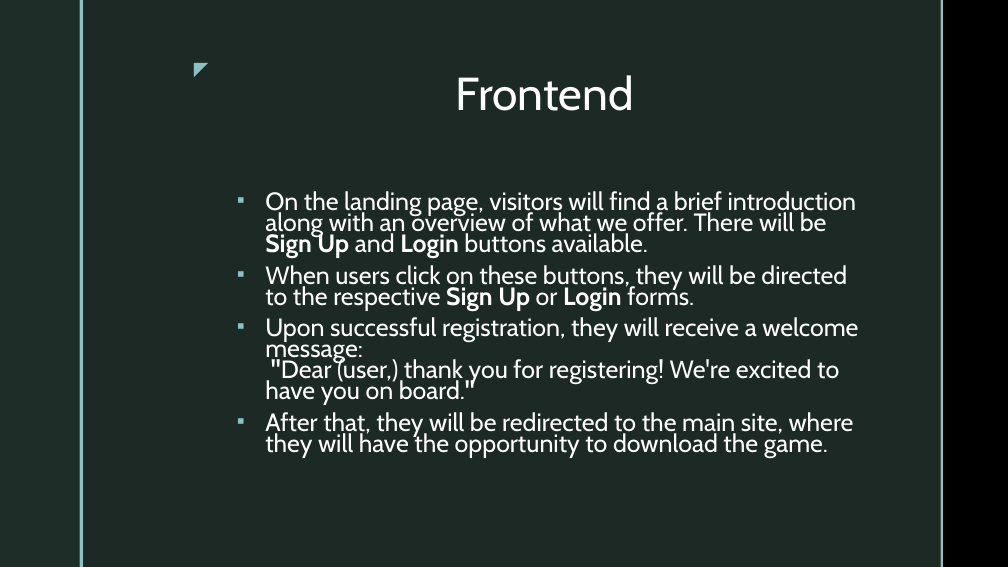
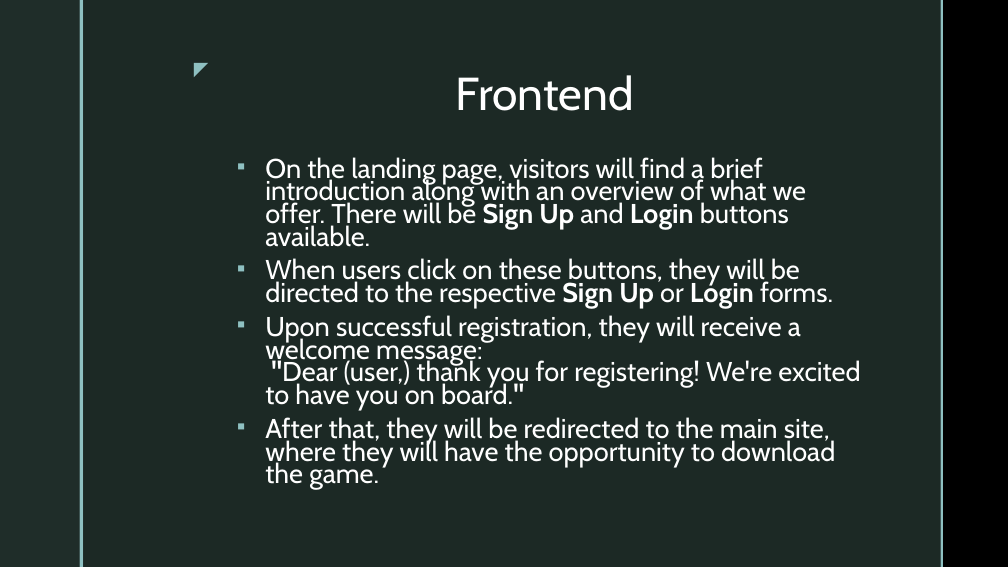
Before and after one commit to SabPat702/sabjanpatrik, a slide deck: slide 21 of mestermunka/orai/Dokumentacio/mestermunka_ppt.pptx (slide 22 before the commit). Drawn at 1008x567 pixels with LibreOffice and Linux fonts; fonts in the diff are those of the drawing; background and template pictures are left out. Boxes give left, top, right and bottom in pixels: in the first picture for what was removed or moved away, otherwise in the second. Text is boxed around its words. In the diff, an @@ line names an element or a change of style, - is before the commit and + after.

```diff
--- a/mestermunka/orai/Dokumentacio/mestermunka_ppt.pptx
+++ b/mestermunka/orai/Dokumentacio/mestermunka_ppt.pptx
@@ text "On the landing page, visitors ..." at <box>265,157,860,490</box>: size 23.8 to 25.9 pt @@
```
Also in this commit, not shown: 1 other slide changed, 1 slide removed, 1 other file.
